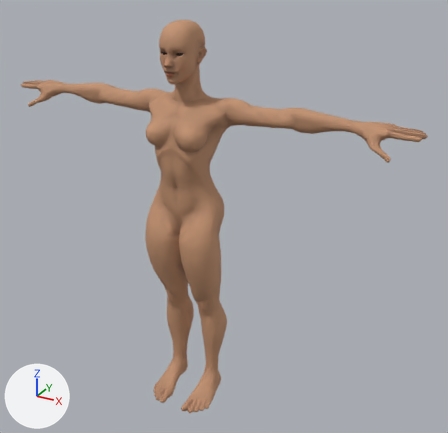
The glTF model assets/characters/hero/female/body.glb: old version first, new version second.
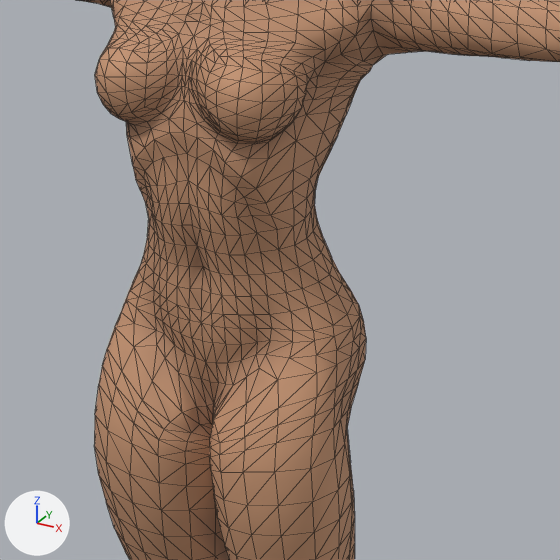
Each version appears first whole from a 50 mm lens placed at (1.38, -2.17, 2.07), pointed at (0.14, 0.09, 0.94), and next in a close-up on the part from 26% to 63% of the width and 25% to 63% of the height. The lights are fixed; the arrows at lower left show +X, +Y and +Z. The first two pictures are the older version. The close-ups show mesh edges as thin lines. Vertices at exactly the same position are counted once.

The first close-up shows 'body_hide_shirt', 'body_hide_trousers', 'body_hide_tunic', 'body_hide_tunic+shirt', 'body_hide_tunic+trousers' and 1 more.
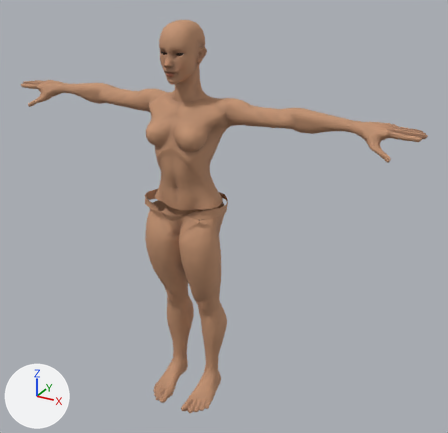
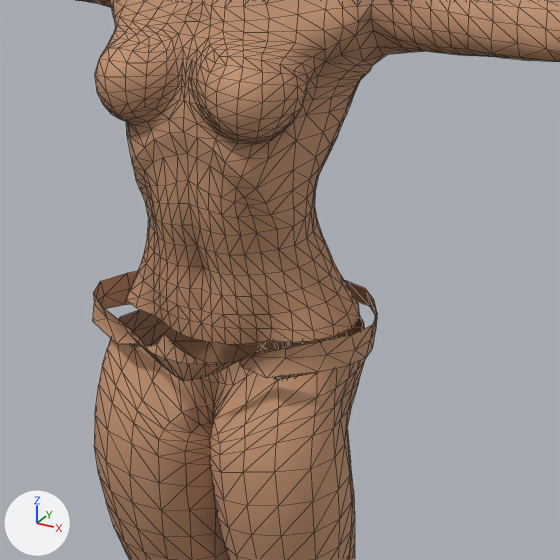
The newer file adds a shape key; the second version is drawn at full value of the shape key 'heavy' of 'body_hide_tunic+shirt+robe_top+hakama', and the change is written as the vertex moves it makes.

Pixel boxes [x1, y1, x2, y2] of what changed, in the close-ups (560 x 560 px):
'body_hide_tunic+shirt', reshaped: before [79, 0, 493, 380]; after [79, 0, 493, 344]
'body_hide_tunic+trousers', reshaped: before [107, 328, 366, 416]; after [107, 310, 365, 416]
'body_hide_tunic+shirt+robe_top+hakama', added (brown): after [93, 271, 377, 381]
'body_hide_tunic+trousers+robe_top+hakama', added: after [120, 311, 364, 387]
part 1 of me_body_hide_tunic_shirt, deleted (brown): before [115, 295, 364, 380]
part 2 of me_body_hide_tunic_trousers, deleted: before [241, 354, 259, 376]
'body_hide_tunic+robe_top', unchanged, uncovered by the edit: after [469, 0, 560, 62]
'body_hide_tunic', unchanged, covered by the edit: before [469, 0, 560, 62]

Diff of the bpy script that builds the scene:
```diff
--- a/assets/characters/hero/female/body.glb.py
+++ b/assets/characters/hero/female/body.glb.py
@@ me_body_hide_tunic_shirt @@
 # used by ob_body_hide_tunic_shirt; location = (0.0, 0.0, 0.0)
-me_body_hide_tunic_shirt.from_pydata(...)  # 1075 vertices, 2044 faces; spans x -0.344..0.344, y -0.137..0.149, z 0.982..1.493
+me_body_hide_tunic_shirt.from_pydata(...)  # 1031 vertices, 1958 faces; spans x -0.344..0.344, y -0.137..0.137, z 1.011..1.493
+# me_body_hide_tunic_shirt part 1
+# 44 vertices are removed from x -0.165..0.165, y -0.083..0.149, z 0.982..1.012
+# 86 faces are deleted
 me_body_hide_tunic_shirt.materials.append(mat_hero_skin)
@@ me_body_hide_tunic_trousers @@
 # used by ob_body_hide_tunic_trousers; location = (0.0, 0.0, 0.0)
 # verts and faces of me_body_hide_tunic_trousers; kept vertices keep their numbers, new ones are numbered from 76
 # before: 23 (0.077, -0.076, 0.988) at pixel (259, 368), 28 (0.062, -0.08, 0.974) at pixel (246, 376), 31 (0.05, -0.075, 0.993) at pixel (241, 360), 33 (0.07, -0.069, 1.003) at pixel (256, 354)
-me_body_hide_tunic_trousers.from_pydata(...)  # 76 vertices, 80 faces; spans x -0.171..0.171, y -0.098..0.156, z 0.936..1.003
+me_body_hide_tunic_trousers.from_pydata(...)  # 72 vertices, 70 faces; spans x -0.171..0.171, y -0.098..0.156, z 0.936..0.999
+# me_body_hide_tunic_trousers part 2
+delete_vertices([33])  # with the faces that use them
+# other edits to the shape of me_body_hide_tunic_trousers do not show in these pictures
 me_body_hide_tunic_trousers.materials.append(mat_hero_skin)
@@ me_body_hide_tunic_trousers_robe_top_hakama @@
+me_body_hide_tunic_trousers_robe_top_hakama.from_pydata(...)  # 22 vertices, 10 faces; spans x -0.169..0.169, y -0.08..0.129, z 0.967..1.003
+me_body_hide_tunic_trousers_robe_top_hakama.materials.append(mat_hero_skin)
@@ me_body_hide_tunic_shirt_robe_top_hakama @@
+me_body_hide_tunic_shirt_robe_top_hakama.from_pydata(...)  # 76 vertices, 86 faces; spans x -0.19..0.19, y -0.144..0.167, z 0.976..1.045
+me_body_hide_tunic_shirt_robe_top_hakama.materials.append(mat_hero_skin)
@@ ob_body_hide_tunic_trousers_robe_top_hakama @@
+ob_body_hide_tunic_trousers_robe_top_hakama = bpy.data.objects.new('body_hide_tunic+trousers+robe_top+hakama', me_body_hide_tunic_trousers_robe_top_hakama)
+ob_body_hide_tunic_trousers_robe_top_hakama.location = (0.0, 0.0, 0.0)
@@ ob_body_hide_tunic_shirt_robe_top_hakama @@
+ob_body_hide_tunic_shirt_robe_top_hakama = bpy.data.objects.new('body_hide_tunic+shirt+robe_top+hakama', me_body_hide_tunic_shirt_robe_top_hakama)
+ob_body_hide_tunic_shirt_robe_top_hakama.location = (0.0, 0.0, 0.0)
```
